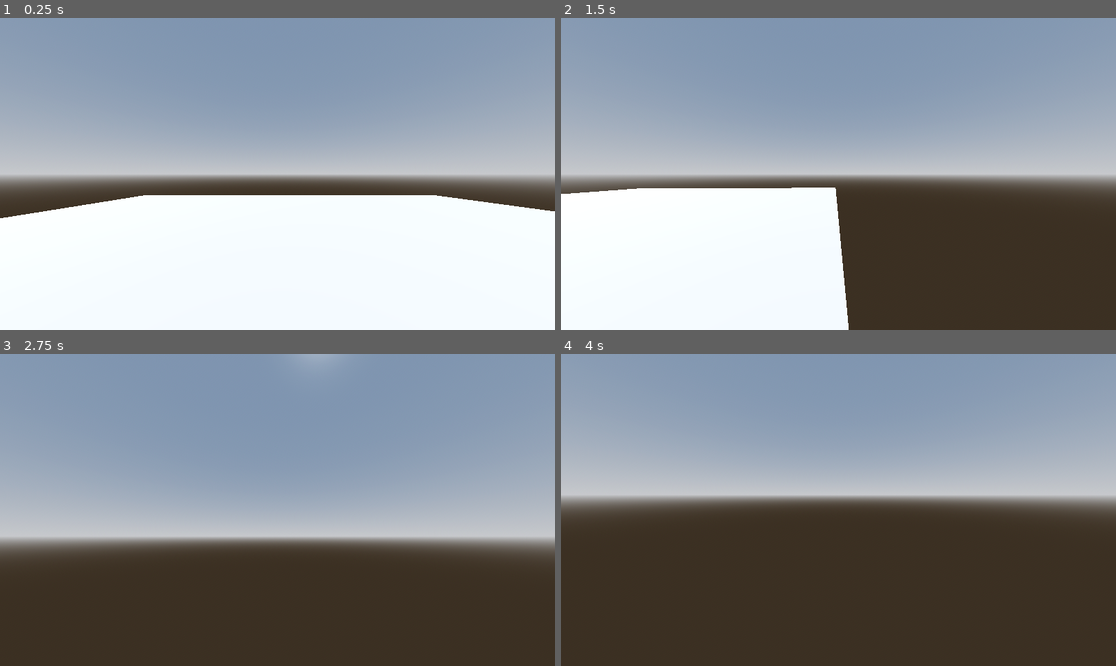
Above: before the commit, frames 1-4 (two rows, left to right).
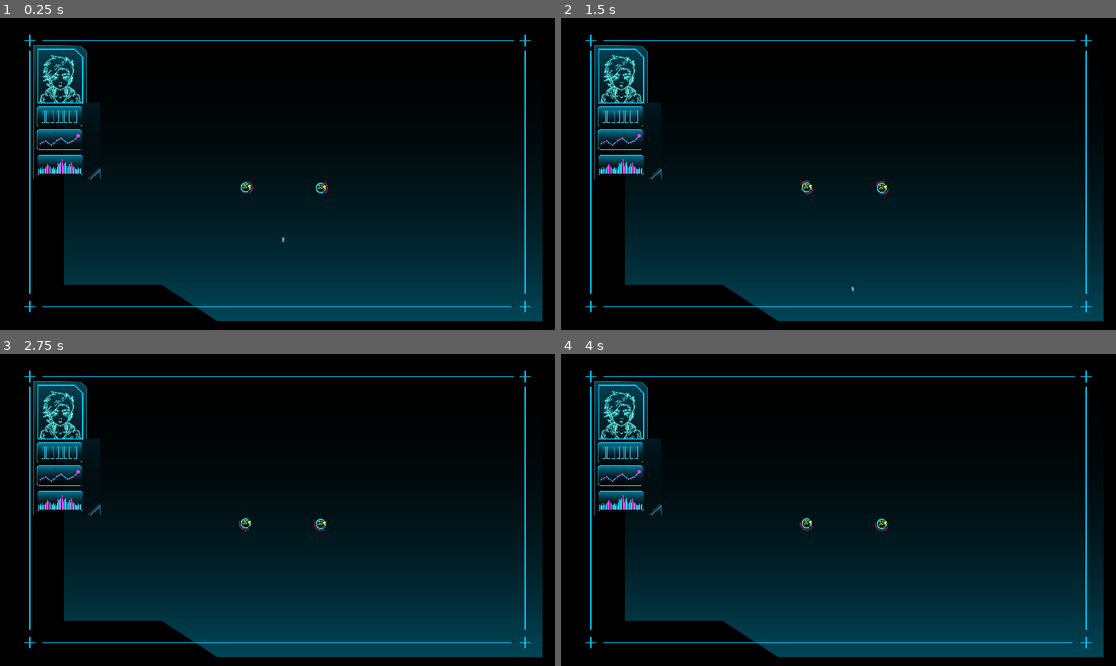
Above: after the commit, the same moments.

Repository: Decipherss/cyber_thieves
Game: Godot game, scene res://main_scenes.tscn
Same seed, same stepped clock (60 frames per second), same inputs: the game is played once before the commit and once after it. The engine's default icon, where the game draws it, is replaced by a stand-in: a white triangle on a blue panel in a dark square.
Inputs (mouse positions are in pixels of both pictures, inside the frame that each line leads up to):
- Up to frame 1 (0.25 s): no input
- Up to frame 2 (1.5 s): tap Enter at 0.5 s; move the mouse to (960, 158) at 0.52 s; hold D (Move_Right) 0.53-1.28 s; tap Space (Hack, bound only after the commit) at 0.6, 1.35 s; move the mouse to (727, 189) at 1.27 s; hold S (Move_Down) from 1.28 s (still down)
- Up to frame 3 (2.75 s): move the mouse to (333, 441) at 2.02 s; release S (Move_Down) at 2.03 s; hold D (Move_Right) from 2.03 s (still down); tap Space (Hack, bound only after the commit) at 2.1 s
- Up to frame 4 (4 s): tap Space (Hack, bound only after the commit) at 2.75, 2.85, 3.6 s; move the mouse to (810, 572) at 2.77 s; release D (Move_Right) at 2.78 s; hold W (Move_Up) 2.78-3.53 s; tap Enter at 3.5 s; move the mouse to (1005, 556) at 3.52 s; hold A (Move_Left) from 3.53 s (still down)

The runs differ from the first frame. In frame 1, 100% of the frame differs, in the area x 0-100%, y 0-100%; in frame 2, 100%; in frame 3, 100%; in frame 4, 100%.

Commit message:
Haufen stuff minigame usw

Diff:
--- a/Scripts/FPS Controller/FPS Controller.tscn
+++ b/Scripts/FPS Controller/FPS Controller.tscn
@@ -1,6 +1,5 @@
-[gd_scene load_steps=9 format=3 uid="uid://djhxxsnygx8t7"]
+[gd_scene load_steps=8 format=3 uid="uid://djhxxsnygx8t7"]
 
-[ext_resource type="Script" path="res://Scripts/Input/Input.gd" id="1_3an1v"]
 [ext_resource type="Script" path="res://Scripts/FPS Controller/FPS_Controller.gd" id="1_aeyxv"]
 [ext_resource type="PackedScene" uid="uid://due5njjujj03j" path="res://Scripts/CameraSystem/Virtual Camera.tscn" id="2_ol4uu"]
 [ext_resource type="PackedScene" uid="uid://o7anx2l2naaw" path="res://Scripts/State Machine/State Machine.tscn" id="3_m0nhi"]
@@ -22,15 +21,11 @@
 [node name="CollisionShape3D" type="CollisionShape3D" parent="."]
 shape = SubResource("CapsuleShape3D_3naki")
 
-[node name="Inputs" type="Node" parent="."]
-script = ExtResource("1_3an1v")
-
 [node name="Controller State Machine" parent="." node_paths=PackedStringArray("First_State") instance=ExtResource("3_m0nhi")]
 First_State = NodePath("Move")
 
-[node name="Move" type="Node" parent="Controller State Machine" node_paths=PackedStringArray("inputs", "controller", "camera")]
+[node name="Move" type="Node" parent="Controller State Machine" node_paths=PackedStringArray("controller", "camera")]
 script = ExtResource("3_xodot")
-inputs = NodePath("../../Inputs")
 controller = NodePath("../..")
 camera = NodePath("../../Virtual Camera")
 
--- a/Scripts/FPS Controller/States/MoveState.gd
+++ b/Scripts/FPS Controller/States/MoveState.gd
@@ -1,16 +1,12 @@
 extends State
 
 @export_category("Components")
-@export var inputs:Inputs
 @export var controller:FPS_Controller
 @export var camera:VirtualCamera
-
-
 
 @export_category("Values")
 @export var speed:float = 30
 @export var fov:float = 90
-
 
 func On_Enter(_sm)-> bool:
 	create_tween().tween_property(camera,"FOV",fov,0.2)
@@ -23,7 +19,7 @@
 	return true
 
 func On_Physic_Update(_sm,delta) -> bool:
-	controller.Look(inputs.Look_Vector,80,delta)
+	controller.Look(Inputs.Look_Vector,80,delta)
 	controller.ApplyGravity(9.81,delta)
-	controller.Move(inputs.Move_Vector,speed,delta)
+	controller.Move(Inputs.Move_Vector,speed,delta)
 	return true
--- /dev/null
+++ b/Scripts/Hacking Minigame/Firewall.gd
@@ -0,0 +1,23 @@
+@tool
+class_name Firewall
+extends Area2D
+
+@export var Center:Node2D
+@export var Distance:float = 10
+@export var Speed:float = 10
+
+var time:float = 0
+func _process(delta: float) -> void:
+	if !Center:
+		return
+
+	time = fmod(time + delta * Speed,1.0)
+	var pos_x = cos(TAU * time) * Distance
+	var pos_y = sin(TAU * time) * Distance
+	global_position = Center.global_position + Vector2(pos_x,pos_y)
+	look_at(Center.global_position)
+
+
+func _on_area_entered(area: Area2D) -> void:
+	if area  is HackingArrow:
+		area.enter_firewall(self)
--- /dev/null
+++ b/Scripts/Hacking Minigame/Firewall.tscn
@@ -0,0 +1,21 @@
+[gd_scene load_steps=3 format=3 uid="uid://tnvtvnxpklay"]
+
+[ext_resource type="Script" path="res://Scripts/Hacking Minigame/Firewall.gd" id="1_cwu0r"]
+[ext_resource type="Texture2D" uid="uid://cg81a1fed3ab7" path="res://UI/Sprites/FirewallSmall.png" id="2_q6u5l"]
+
+[node name="FireWall" type="Area2D"]
+scale = Vector2(0.05, 0.05)
+script = ExtResource("1_cwu0r")
+Distance = 30.0
+Speed = 0.1
+
+[node name="Sprite" type="Sprite2D" parent="."]
+rotation = -0.785398
+texture = ExtResource("2_q6u5l")
+
+[node name="CollisionPolygon2D" type="CollisionPolygon2D" parent="."]
+rotation = -0.785398
+build_mode = 1
+polygon = PackedVector2Array(80, -154, 80, -146.6, 17.7, -129, 6.60001, -129, -43.5, -91, -52.9, -91, -114.9, -12, -122.3, -12, -151.3, 80, -158.8, 80, -153.2, 150, -105, 150, -105, 80.1, -71, 30.1, -71, 6.10001, -5, -59.9, -5, -62.4, 83, -99.4, 83, -100.2, 140.1, -101, 152.7, -101, 150, -139.7, 150, -154)
+
+[connection signal="area_entered" from="." to="." method="_on_area_entered"]
--- /dev/null
+++ b/Scripts/Hacking Minigame/HackingArrow.gd
@@ -0,0 +1,16 @@
+class_name HackingArrow
+extends Area2D
+
+@export var sm:StateMachine
+@export var aim_state:State
+
+func enter_hacking_node(node:HackingNode):
+	#get reward node.reward
+	aim_state.position = node.global_position
+	sm.Change_State(aim_state)
+	pass
+
+func enter_firewall(firewall:Firewall):
+	#get reward node.reward
+	sm.Change_State(aim_state)
+	pass
--- /dev/null
+++ b/Scripts/Hacking Minigame/HackingArrow.tscn
@@ -0,0 +1,40 @@
+[gd_scene load_steps=7 format=3 uid="uid://c12rh18yu5osh"]
+
+[ext_resource type="Script" path="res://Scripts/Hacking Minigame/HackingArrow.gd" id="1_qoxxn"]
+[ext_resource type="Texture2D" uid="uid://dhs1hra7phy11" path="res://icon.svg" id="1_tb66o"]
+[ext_resource type="Script" path="res://Scripts/State Machine/StateMachine.gd" id="2_oks1q"]
+[ext_resource type="Script" path="res://Scripts/Hacking Minigame/States/HackingAim.gd" id="3_1wnr8"]
+[ext_resource type="Script" path="res://Scripts/Hacking Minigame/States/HackingTravel.gd" id="4_mer7p"]
+
+[sub_resource type="RectangleShape2D" id="RectangleShape2D_we6wm"]
+size = Vector2(12, 6)
+
+[node name="Hacking Arrow ( Player )" type="Area2D" node_paths=PackedStringArray("sm", "aim_state")]
+script = ExtResource("1_qoxxn")
+sm = NodePath("State Machine")
+aim_state = NodePath("State Machine/Aim")
+
+[node name="Sprite" type="Sprite2D" parent="."]
+position = Vector2(6, 0)
+scale = Vector2(0.1, 0.05)
+texture = ExtResource("1_tb66o")
+
+[node name="CollisionShape2D" type="CollisionShape2D" parent="."]
+position = Vector2(6, 0)
+shape = SubResource("RectangleShape2D_we6wm")
+
+[node name="State Machine" type="Node" parent="." node_paths=PackedStringArray("First_State")]
+script = ExtResource("2_oks1q")
+First_State = NodePath("Aim")
+
+[node name="Aim" type="Node" parent="State Machine" node_paths=PackedStringArray("Travel_State")]
+script = ExtResource("3_1wnr8")
+Distance_from_center = 20.0
+Travel_State = NodePath("../Travel")
+
+[node name="Travel" type="Node" parent="State Machine" node_paths=PackedStringArray("Aim_State")]
+script = ExtResource("4_mer7p")
+Travel_Speed = 2.0
+Aim_State = NodePath("../Aim")
+
+[node name="Reset" type="Node" parent="State Machine"]
--- /dev/null
+++ b/Scripts/Hacking Minigame/HackingMinigameScene.tscn
@@ -0,0 +1,51 @@
+[gd_scene load_steps=5 format=3 uid="uid://ehudage0l5hk"]
+
+[ext_resource type="PackedScene" uid="uid://c12rh18yu5osh" path="res://Scripts/Hacking Minigame/HackingArrow.tscn" id="1_qexi3"]
+[ext_resource type="Texture2D" uid="uid://c1uvhlhdijgn4" path="res://UI/Sprites/PDA_Background.png" id="1_sxqxo"]
+[ext_resource type="PackedScene" uid="uid://ds1nj30vqe7uq" path="res://Scripts/Hacking Minigame/HackingNode.tscn" id="2_uqwoy"]
+[ext_resource type="PackedScene" uid="uid://tnvtvnxpklay" path="res://Scripts/Hacking Minigame/Firewall.tscn" id="3_5etap"]
+
+[node name="Hacking Minigame" type="Node2D"]
+
+[node name="Camera2D" type="Camera2D" parent="."]
+position = Vector2(579, 323)
+
+[node name="Background" type="Sprite2D" parent="."]
+position = Vector2(579, 323)
+scale = Vector2(0.15, 0.15)
+texture = ExtResource("1_sxqxo")
+
+[node name="Hacking Arrow ( Player )" parent="." instance=ExtResource("1_qexi3")]
+position = Vector2(591, 433)
+
+[node name="HackingNode" parent="." instance=ExtResource("2_uqwoy")]
+position = Vector2(513, 351)
+
+[node name="FireWall" parent="." node_paths=PackedStringArray("Center") instance=ExtResource("3_5etap")]
+position = Vector2(503.177, 349.126)
+rotation = 264.082
+Center = NodePath("../HackingNode")
+Distance = 10.0
+
+[node name="FireWall2" parent="." node_paths=PackedStringArray("Center") instance=ExtResource("3_5etap")]
+position = Vector2(522.298, 347.319)
+rotation = -537.589
+Center = NodePath("../HackingNode")
+Distance = 10.0
+Speed = -0.2
+
+[node name="HackingNode2" parent="." instance=ExtResource("2_uqwoy")]
+position = Vector2(668.985, 352)
+
+[node name="FireWall3" parent="." node_paths=PackedStringArray("Center") instance=ExtResource("3_5etap")]
+position = Vector2(659.162, 350.126)
+rotation = 823.286
+Center = NodePath("../HackingNode2")
+Distance = 10.0
+
+[node name="FireWall4" parent="." node_paths=PackedStringArray("Center") instance=ExtResource("3_5etap")]
+position = Vector2(678.283, 348.319)
+rotation = -1649.71
+Center = NodePath("../HackingNode2")
+Distance = 10.0
+Speed = -0.2
--- /dev/null
+++ b/Scripts/Hacking Minigame/HackingNode.gd
@@ -0,0 +1,15 @@
+@tool
+class_name HackingNode
+extends Area2D
+@onready var text:RichTextLabel = $reward_text
+@export var reward:int = 10:
+	set(value):
+		reward = value
+		if (!text):
+			return
+		text.text = "" if reward == 0 else "[center]"+ str(value) +"$€" +"[/center]"
+
+
+func _on_area_entered(area: Area2D) -> void:
+	if area is HackingArrow:
+		area.enter_hacking_node(self)
--- /dev/null
+++ b/Scripts/Hacking Minigame/HackingNode.tscn
@@ -0,0 +1,40 @@
+[gd_scene load_steps=5 format=3 uid="uid://ds1nj30vqe7uq"]
+
+[ext_resource type="Script" path="res://Scripts/Hacking Minigame/HackingNode.gd" id="1_w46d6"]
+[ext_resource type="Texture2D" uid="uid://dxlpddiwqix4e" path="res://UI/Sprites/CashNode.png" id="2_67nnv"]
+[ext_resource type="FontFile" uid="uid://c7hvpemedctnn" path="res://UI/Fonts/LCDMonoWinTT/LCDM2B__.TTF" id="3_1574b"]
+
+[sub_resource type="CircleShape2D" id="CircleShape2D_18do3"]
+radius = 64.76
+
+[node name="HackingNode" type="Area2D"]
+scale = Vector2(0.2, 0.2)
+script = ExtResource("1_w46d6")
+
+[node name="Sprite2D" type="Sprite2D" parent="."]
+scale = Vector2(0.25, 0.25)
+texture = ExtResource("2_67nnv")
+
+[node name="CollisionShape2D" type="CollisionShape2D" parent="."]
+shape = SubResource("CircleShape2D_18do3")
+
+[node name="reward_text" type="RichTextLabel" parent="."]
+custom_minimum_size = Vector2(150, 80)
+anchors_preset = 8
+anchor_left = 0.5
+anchor_top = 0.5
+anchor_right = 0.5
+anchor_bottom = 0.5
+offset_left = -20.0
+offset_top = -20.0
+offset_right = 20.0
+offset_bottom = 20.0
+grow_horizontal = 2
+grow_vertical = 2
+theme_override_colors/default_color = Color(1, 1, 0.0392157, 1)
+theme_override_fonts/normal_font = ExtResource("3_1574b")
+theme_override_font_sizes/normal_font_size = 50
+bbcode_enabled = true
+text = "[center]10$€[/center]"
+
+[connection signal="area_entered" from="." to="." method="_on_area_entered"]
--- /dev/null
+++ b/Scripts/Hacking Minigame/States/HackingAim.gd
@@ -0,0 +1,34 @@
+extends State
+
+@export var Distance_from_center:float = 10
+@export var Travel_State:State
+
+@onready var Arrow:Node2D = $"../.."
+
+var direction:Vector2 = Vector2(0,1)
+var position:Vector2 = Vector2(0,0)
+
+func _ready() -> void:
+	position = Arrow.global_position
+
+func On_Enter(_sm)-> bool:
+	Arrow.global_position = position
+	return true
+
+func On_Exit(_sm)-> bool:
+	return true
+
+func On_Update(_sm,_delta) -> bool:
+	if(Inputs.Hack):
+		return _sm.Change_State(Travel_State)
+	return true
+
+func On_Physic_Update(_sm,_delta) -> bool:
+	var mouse_dir = Inputs.Mouse_Velocity
+	mouse_dir.y *= -1
+	if(mouse_dir.length() > 0.1):
+		direction = direction.slerp(mouse_dir.normalized(),1-exp(-5 * _delta))
+
+	Arrow.global_position = position + direction * Distance_from_center
+	Arrow.look_at(Arrow.global_position + direction)
+	return true
--- /dev/null
+++ b/Scripts/Hacking Minigame/States/HackingTravel.gd
@@ -0,0 +1,19 @@
+extends State
+
+@export var Travel_Speed:float = 10
+@export var Aim_State:State
+
+@onready var Arrow:Area2D = $"../.."
+
+func On_Enter(_sm)-> bool:
+	return true
+
+func On_Exit(_sm)-> bool:
+	return true
+
+func On_Update(sm,_delta) -> bool:
+	return true
+
+func On_Physic_Update(_sm,delta) -> bool:
+	Arrow.global_position += Arrow.transform.x * Travel_Speed
+	return true
--- a/Scripts/Input/Input.gd
+++ /dev/null
@@ -1,43 +0,0 @@
-class_name Inputs extends Node
-
-
-var Move_Vector:Vector2:
-	get:return GetVector("Move_Left","Move_Right","Move_Down","Move_Up")
-
-var Look_Vector:Vector2:
-	get:return GetVector("Look_Left","Look_Right","Look_Down","Look_Up") + Mouse_Velocity
-
-
-var Mouse_Position: Vector2:
-	get: return  get_viewport().get_mouse_position()
-
-
-var last_mouse_position:Vector2 = Vector2.ZERO
-var Mouse_Velocity: Vector2 = Vector2.ZERO
-var Mouse_Sensitivity: float = 4
-var Lock_Mouse:bool = true
-
-
-func _ready() -> void:
-	last_mouse_position = Mouse_Position
-	Lock_Mouse = true
-	Input.set_mouse_mode(Input.MOUSE_MODE_HIDDEN)
-
-func _physics_process(delta: float) -> void:
-	_update_mouse_velocity()
-
-	if (Input.is_action_just_pressed("Escape")):
-		Lock_Mouse = !Lock_Mouse
-		Input.set_mouse_mode(Input.MOUSE_MODE_VISIBLE if !Lock_Mouse else Input.MOUSE_MODE_HIDDEN)
-
-func _update_mouse_velocity() -> void:
-	Mouse_Velocity = (Mouse_Position - last_mouse_position) * Mouse_Sensitivity
-	Mouse_Velocity.y *= -1
-	if(Lock_Mouse):
-		Input.warp_mouse(get_viewport().size * 0.5)
-	last_mouse_position = Mouse_Position
-
-static func GetVector(hor_neg:String,hor_pos:String,ver_neg:String,ver_pos:String) -> Vector2:
-	var hor = Input.get_axis(hor_pos,hor_neg)
-	var ver = Input.get_axis(ver_pos,ver_neg)
-	return Vector2(hor,ver).limit_length(1)
--- /dev/null
+++ b/Scripts/Inputs/Inputs.gd
@@ -0,0 +1,42 @@
+extends Node
+
+var Move_Vector:Vector2:
+	get:return GetVector("Move_Left","Move_Right","Move_Down","Move_Up")
+
+var Look_Vector:Vector2:
+	get:return GetVector("Look_Left","Look_Right","Look_Down","Look_Up") + Mouse_Velocity
+
+var Mouse_Position: Vector2:
+	get: return  get_viewport().get_mouse_position()
+
+var last_mouse_position:Vector2 = Vector2.ZERO
+var Mouse_Velocity: Vector2 = Vector2.ZERO
+var Mouse_Sensitivity: float = 4
+var Lock_Mouse:bool = true
+
+var Hack:bool:
+	get: return Input.is_action_just_pressed("Hack")
+
+func _ready() -> void:
+	last_mouse_position = Mouse_Position
+	Lock_Mouse = true
+	Input.set_mouse_mode(Input.MOUSE_MODE_HIDDEN)
+
+func _physics_process(delta: float) -> void:
+	_update_mouse_velocity()
+
+	if (Input.is_action_just_pressed("Escape")):
+		Lock_Mouse = !Lock_Mouse
+		Input.set_mouse_mode(Input.MOUSE_MODE_VISIBLE if !Lock_Mouse else Input.MOUSE_MODE_HIDDEN)
+
+func _update_mouse_velocity() -> void:
+	Mouse_Velocity = (Mouse_Position - last_mouse_position) * Mouse_Sensitivity
+	Mouse_Velocity.y *= -1
+	if(Lock_Mouse):
+		Input.warp_mouse(get_viewport().size * 0.5)
+	last_mouse_position = Mouse_Position
+
+func GetVector(hor_neg:String,hor_pos:String,ver_neg:String,ver_pos:String) -> Vector2:
+	var hor = Input.get_axis(hor_pos,hor_neg)
+	var ver = Input.get_axis(ver_pos,ver_neg)
+	return Vector2(hor,ver).limit_length(1)
--- a/Scripts/SoundCollection/Footsteps.tres
+++ b/Scripts/SoundCollection/Footsteps.tres
@@ -1,17 +1,17 @@
 [gd_resource type="Resource" script_class="SoundCollection" load_steps=15 format=3 uid="uid://dcas7vq8k1y03"]
 
-[ext_resource type="AudioStream" uid="uid://ccjfpfbfv25ne" path="res://Audio/Footsteps/Metal Footstep 1.wav" id="1_wkufl"]
-[ext_resource type="AudioStream" uid="uid://bkwoataxg0vg4" path="res://Audio/Footsteps/Metal Footstep 2.wav" id="2_hopdq"]
-[ext_resource type="AudioStream" uid="uid://bq6ekntfx2ohu" path="res://Audio/Footsteps/Metal Footstep 3.wav" id="3_01w0p"]
-[ext_resource type="AudioStream" uid="uid://dp4r14l0t0xwu" path="res://Audio/Footsteps/Metal Footstep 4.wav" id="4_6q047"]
-[ext_resource type="AudioStream" uid="uid://dfgl1orebxxmx" path="res://Audio/Footsteps/Sand FootStep 2.wav" id="5_70mgm"]
-[ext_resource type="AudioStream" uid="uid://0kc1bu1jyf0a" path="res://Audio/Footsteps/Sand FootStep 3.wav" id="6_jx03d"]
-[ext_resource type="AudioStream" uid="uid://bqy42qtshlgee" path="res://Audio/Footsteps/Sand FootStep 4.wav" id="7_xsumw"]
-[ext_resource type="AudioStream" uid="uid://k7n2g4jiab6n" path="res://Audio/Footsteps/Sand FootStep 5.wav" id="8_pt2pa"]
-[ext_resource type="AudioStream" uid="uid://qma1nqa2c8qq" path="res://Audio/Footsteps/Wood Footstep 1.wav" id="9_aj2yn"]
-[ext_resource type="AudioStream" uid="uid://bndtxek588g0w" path="res://Audio/Footsteps/Wood Footstep 2.wav" id="10_pucdg"]
-[ext_resource type="AudioStream" uid="uid://ckont8dq62wl0" path="res://Audio/Footsteps/Wood Footstep 3.wav" id="11_acyb2"]
-[ext_resource type="AudioStream" uid="uid://coewveoo64jmf" path="res://Audio/Footsteps/Wood Footstep 4.wav" id="12_wpe17"]
+[ext_resource type="AudioStream" uid="uid://ccjfpfbfv25ne" path="res://UI/Fonts/Audio/Footsteps/Metal Footstep 1.wav" id="1_wkufl"]
+[ext_resource type="AudioStream" uid="uid://bkwoataxg0vg4" path="res://UI/Fonts/Audio/Footsteps/Metal Footstep 2.wav" id="2_hopdq"]
+[ext_resource type="AudioStream" uid="uid://bq6ekntfx2ohu" path="res://UI/Fonts/Audio/Footsteps/Metal Footstep 3.wav" id="3_01w0p"]
+[ext_resource type="AudioStream" uid="uid://dp4r14l0t0xwu" path="res://UI/Fonts/Audio/Footsteps/Metal Footstep 4.wav" id="4_6q047"]
+[ext_resource type="AudioStream" uid="uid://dfgl1orebxxmx" path="res://UI/Fonts/Audio/Footsteps/Sand FootStep 2.wav" id="5_70mgm"]
+[ext_resource type="AudioStream" uid="uid://0kc1bu1jyf0a" path="res://UI/Fonts/Audio/Footsteps/Sand FootStep 3.wav" id="6_jx03d"]
+[ext_resource type="AudioStream" uid="uid://bqy42qtshlgee" path="res://UI/Fonts/Audio/Footsteps/Sand FootStep 4.wav" id="7_xsumw"]
+[ext_resource type="AudioStream" uid="uid://k7n2g4jiab6n" path="res://UI/Fonts/Audio/Footsteps/Sand FootStep 5.wav" id="8_pt2pa"]
+[ext_resource type="AudioStream" uid="uid://qma1nqa2c8qq" path="res://UI/Fonts/Audio/Footsteps/Wood Footstep 1.wav" id="9_aj2yn"]
+[ext_resource type="AudioStream" uid="uid://bndtxek588g0w" path="res://UI/Fonts/Audio/Footsteps/Wood Footstep 2.wav" id="10_pucdg"]
+[ext_resource type="AudioStream" uid="uid://ckont8dq62wl0" path="res://UI/Fonts/Audio/Footsteps/Wood Footstep 3.wav" id="11_acyb2"]
+[ext_resource type="AudioStream" uid="uid://coewveoo64jmf" path="res://UI/Fonts/Audio/Footsteps/Wood Footstep 4.wav" id="12_wpe17"]
 [ext_resource type="Script" path="res://Scripts/SoundCollection/SoundCollection.gd" id="13_ilu66"]
 
 [sub_resource type="AudioStream" id="AudioStream_d1fh3"]
--- a/main_scenes.tscn
+++ b/main_scenes.tscn
@@ -1,7 +1,8 @@
-[gd_scene load_steps=9 format=3 uid="uid://btrime2rfk55t"]
+[gd_scene load_steps=11 format=3 uid="uid://btrime2rfk55t"]
 
 [ext_resource type="PackedScene" uid="uid://tftugkqd78yh" path="res://Scripts/CameraSystem/Main Camera.tscn" id="1_ecjq4"]
 [ext_resource type="PackedScene" uid="uid://djhxxsnygx8t7" path="res://Scripts/FPS Controller/FPS Controller.tscn" id="2_4cq6o"]
+[ext_resource type="PackedScene" uid="uid://ehudage0l5hk" path="res://Scripts/Hacking Minigame/HackingMinigameScene.tscn" id="3_p4wdx"]
 
 [sub_resource type="ProceduralSkyMaterial" id="ProceduralSkyMaterial_lisd0"]
 sky_horizon_color = Color(0.64625, 0.65575, 0.67075, 1)
@@ -24,6 +25,9 @@
 
 [sub_resource type="StandardMaterial3D" id="StandardMaterial3D_pp20l"]
 albedo_color = Color(0.617455, 0.617455, 0.617455, 1)
+
+[sub_resource type="ViewportTexture" id="ViewportTexture_8oy26"]
+viewport_path = NodePath("Hacking Minigame")
 
 [node name="Main Scenes" type="Node3D"]
 
@@ -50,3 +54,9 @@
 
 [node name="FPS Controller" parent="." instance=ExtResource("2_4cq6o")]
 transform = Transform3D(1, 0, 0, 0, 1, 0, 0, 0, 1, -1.19889, 0.344779, 0.630171)
+
+[node name="Hacking Minigame" parent="." instance=ExtResource("3_p4wdx")]
+
+[node name="Sprite3D" type="Sprite3D" parent="."]
+transform = Transform3D(1, 0, 0, 0, 1, 0, 0, 0, 1, 0, 3.04819, 0)
+texture = SubResource("ViewportTexture_8oy26")
--- a/project.godot
+++ b/project.godot
@@ -14,6 +14,10 @@
 run/main_scene="res://main_scenes.tscn"
 config/features=PackedStringArray("4.3", "Forward Plus")
 config/icon="res://icon.svg"
+
+[autoload]
+
+Inputs="*res://Scripts/Inputs/Inputs.gd"
 
 [editor_plugins]
 
@@ -70,3 +74,9 @@
 "events": [Object(InputEventKey,"resource_local_to_scene":false,"resource_name":"","device":0,"window_id":0,"alt_presse …(194 unchanged characters)…
 ]
 }
+Hack={
+"deadzone": 0.5,
+"events": [Object(InputEventKey,"resource_local_to_scene":false,"resource_name":"","device":-1,"window_id":0,"alt_pressed":false,"shift_pressed":false,"ctrl_pressed":false,"meta_pressed":false,"pressed":false,"keycode":0,"physical_keycode":32,"key_label":0,"unicode":32,"location":0,"echo":false,"script":null)
+, Object(InputEventJoypadButton,"resource_local_to_scene":false,"resource_name":"","device":-1,"button_index":0,"pressure":0.0,"pressed":true,"script":null)
+]
+}
Not shown, removed: Audio/Footsteps/Metal Footstep 1.wav.import
Not shown, removed: Audio/Footsteps/Metal Footstep 2.wav.import
Not shown, removed: Audio/Footsteps/Metal Footstep 3.wav.import
Not shown, removed: Audio/Footsteps/Metal Footstep 4.wav.import
Not shown, removed: Audio/Footsteps/Sand FootStep 1.wav.import
Not shown, removed: Audio/Footsteps/Sand FootStep 2.wav.import
Not shown, removed: Audio/Footsteps/Sand FootStep 3.wav.import
Not shown, removed: Audio/Footsteps/Sand FootStep 4.wav.import
Not shown, removed: Audio/Footsteps/Sand FootStep 5.wav.import
Not shown, removed: Audio/Footsteps/Wood Footstep 1.wav.import
Not shown, removed: Audio/Footsteps/Wood Footstep 2.wav.import
Not shown, removed: Audio/Footsteps/Wood Footstep 3.wav.import
(and 85 more such lines)
